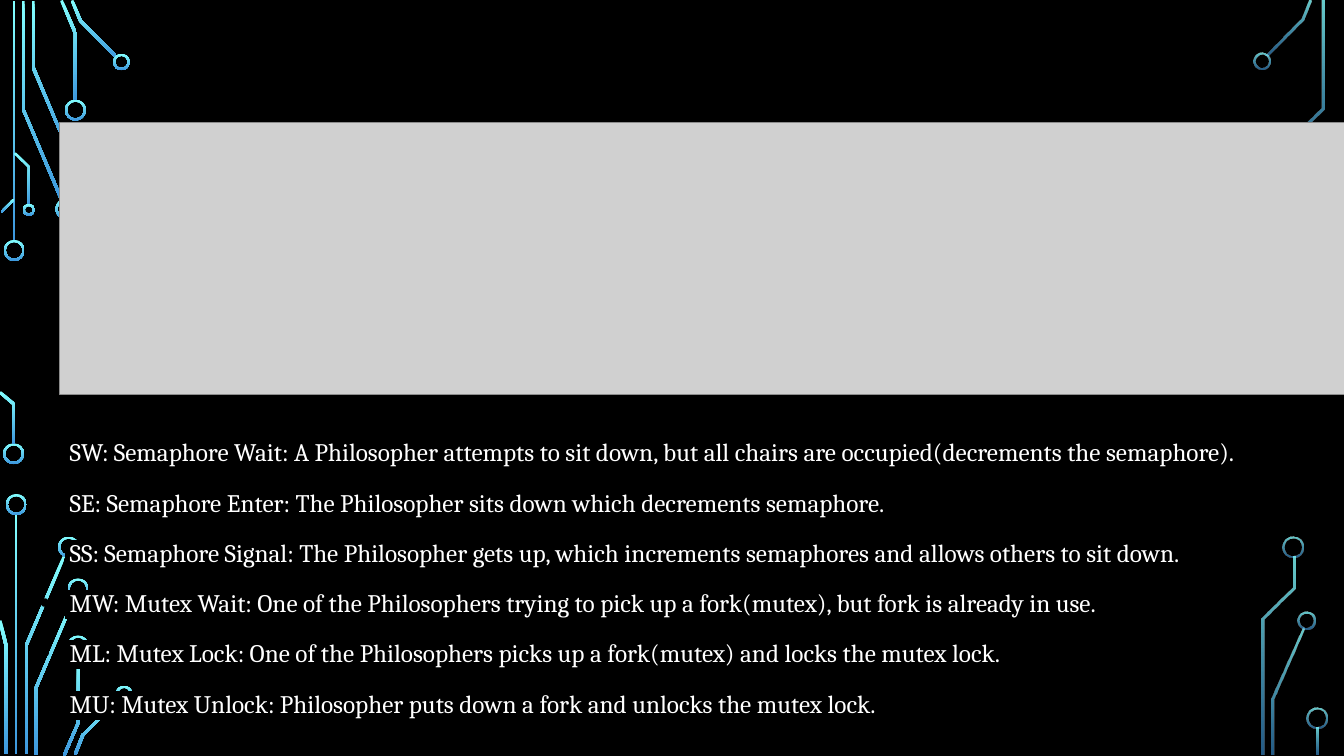
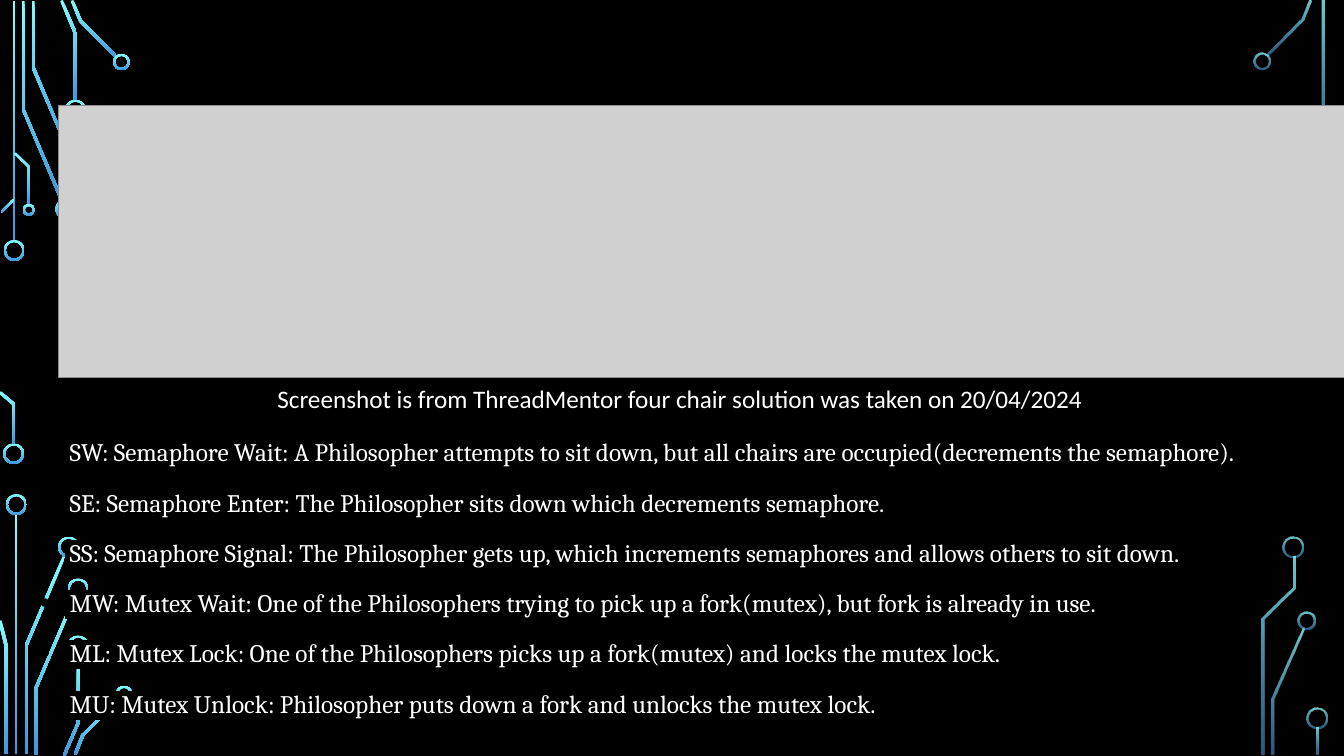
Before and after one commit to StevenKelly99/Stressfree-Pets, a slide deck: slide 10 of final_Presentation_New.pptx (slide 8 before the commit). Drawn at 1344x756 pixels with LibreOffice and Linux fonts; fonts in the diff are those of the drawing; grey boxes stand for pictures; background and template pictures are left out. Boxes give left, top, right and bottom in pixels: in the first picture for what was removed or moved away, otherwise in the second. Text is boxed around its words. In the diff, an @@ line names an element or a change of style, - is before the commit and + after.

```diff
--- a/final_Presentation_New.pptx
+++ b/final_Presentation_New.pptx
@@ picture: place and size @@
-picture at bbox=[59, 122, 1344, 394]
+picture at bbox=[58, 106, 1344, 378]
@@ text added at bbox=[277, 390, 1081, 409], 18 pt, text #FFFFFF @@
+Screenshot is from ThreadMentor four chair solution was taken on 20/04/2024
```
Also in this commit, not shown: 4 other slides changed.
